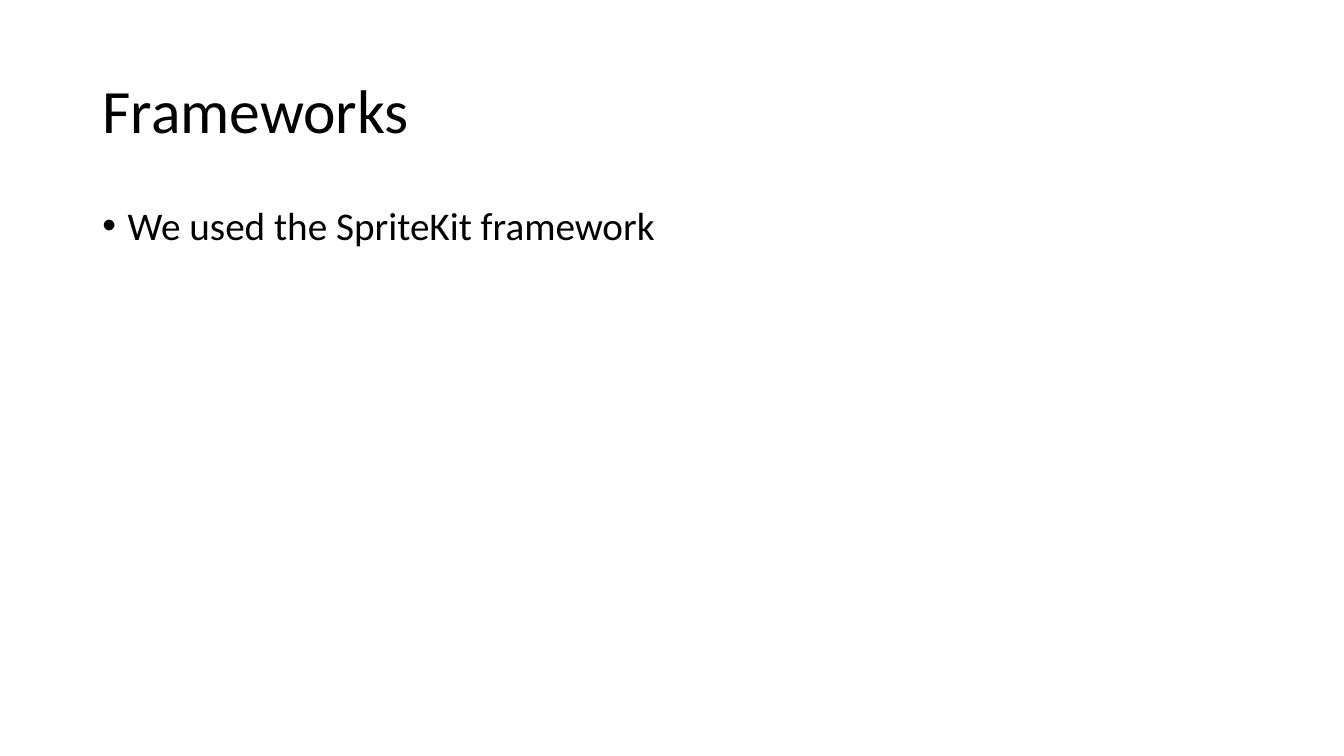
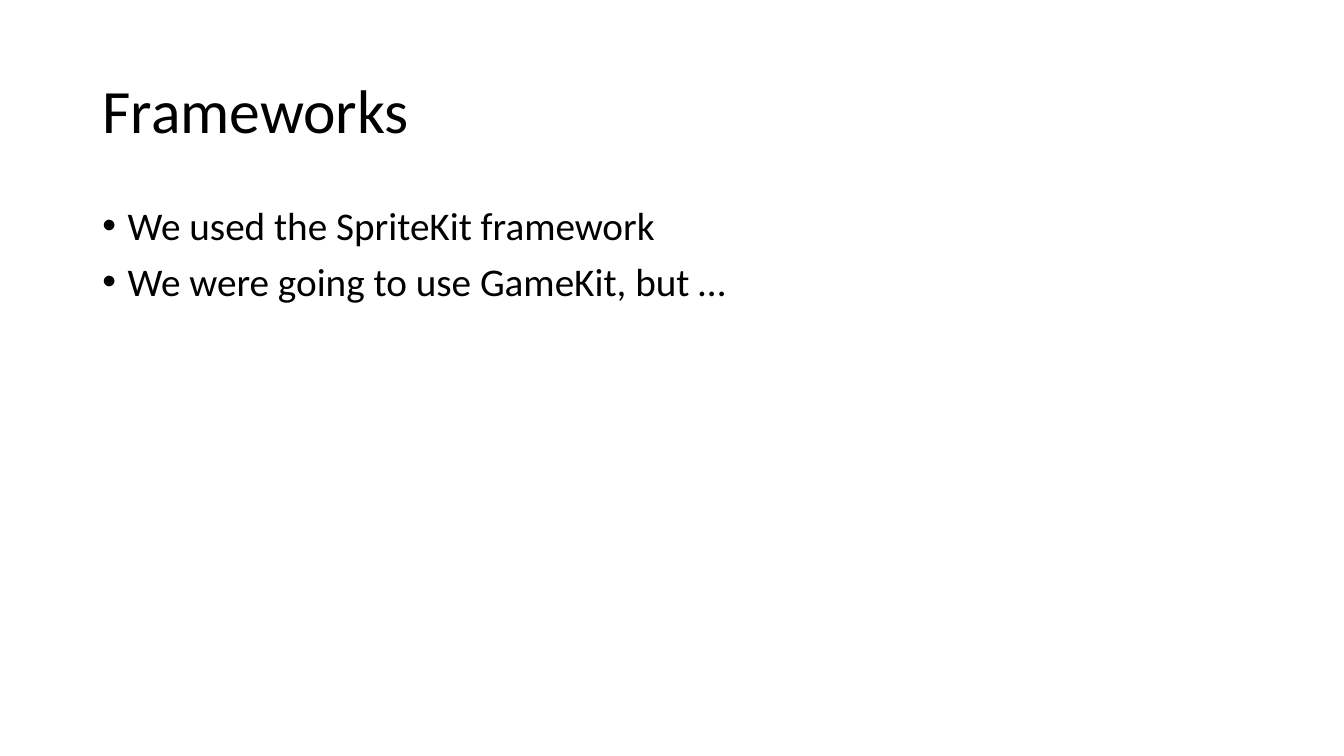
Before and after one commit to uts-ios-dev/project3-group-16, a slide deck: slide 7 of PresentationSlides.pptx. Drawn at 1344x756 pixels with LibreOffice and Linux fonts; fonts in the diff are those of the drawing. Boxes give left, top, right and bottom in pixels: in the first picture for what was removed or moved away, otherwise in the second. Text is boxed around its words. In the diff, an @@ line names an element or a change of style, - is before the commit and + after.

```diff
--- a/PresentationSlides.pptx
+++ b/PresentationSlides.pptx
@@ text at box(128, 268, 689, 303): paragraph added @@
+• We were going to use GameKit, but …
```
Also in this commit, not shown: 4 other slides changed, 2 other files.
